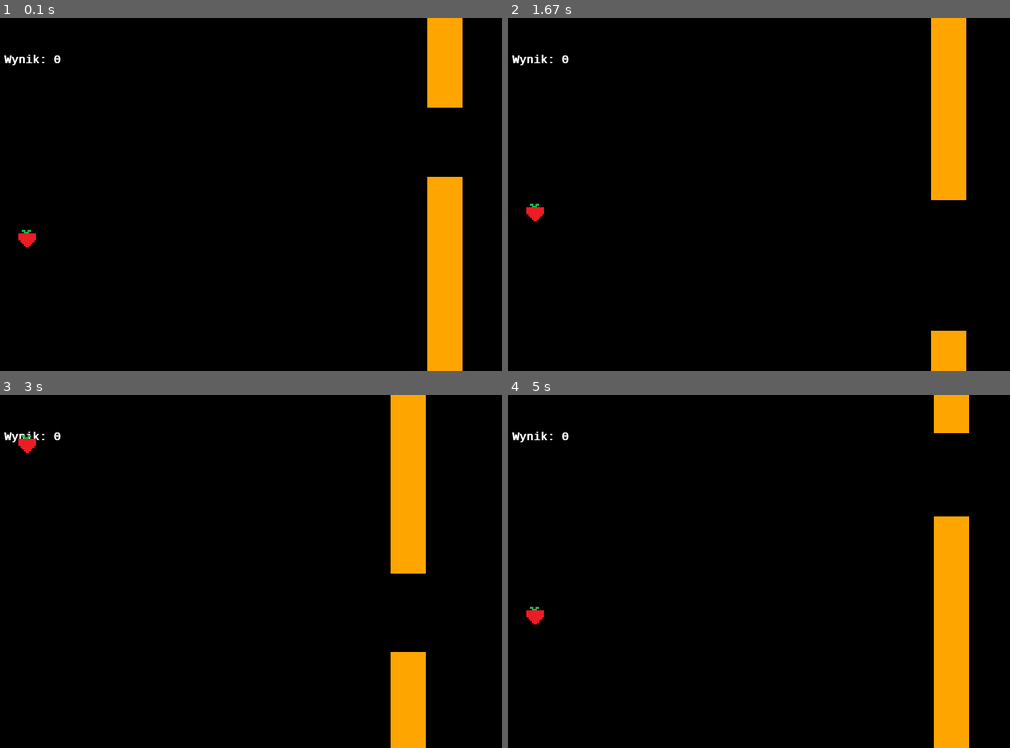
Above: before the commit, frames 1-4 (two rows, left to right).
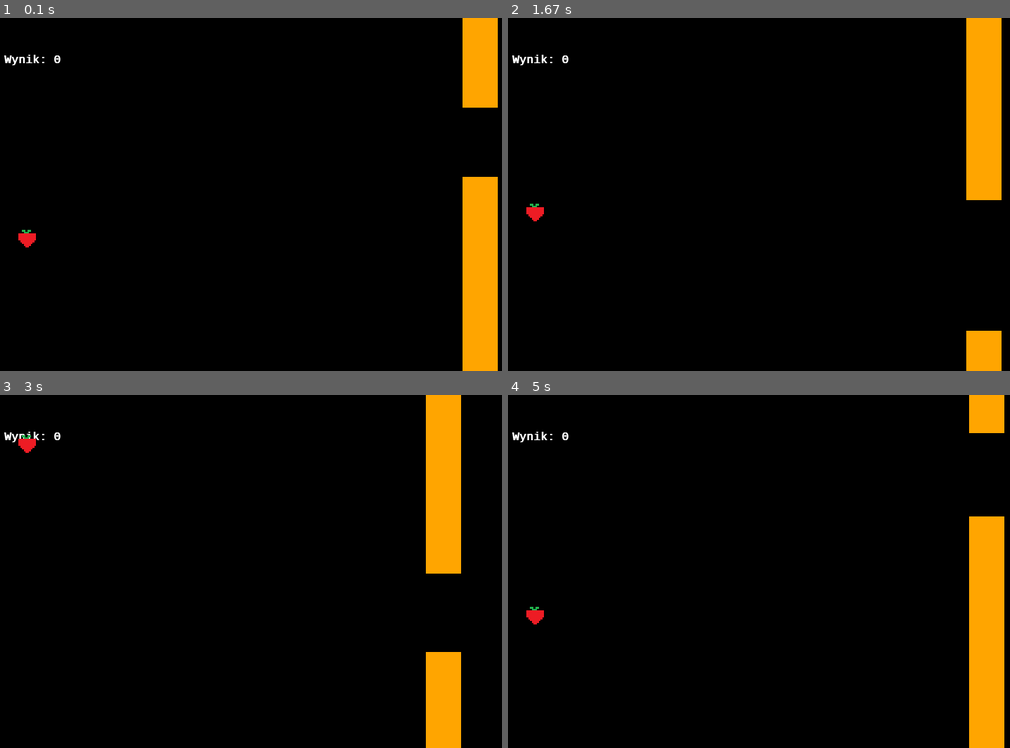
Above: after the commit, the same moments.

Repository: jedrus113/pygame
Game: pygame game, started from main.py
Two runs of this game, one before a commit and one after it. Both use one fixed random seed, a clock stepped at 60 frames per second and the inputs below.
Inputs:
- Up to frame 1 (0.1 s): no input
- Up to frame 2 (1.67 s): tap Space at 0.33, 0.73, 1.03, 1.23, 1.57 s
- Up to frame 3 (3 s): tap Space at 1.87, 2.07, 2.37, 2.63, 2.97 s
- Up to frame 4 (5 s): tap Space at 3.27, 3.4, 3.8, 4.1, 4.47, 4.87 s

The runs differ from the first frame. In frame 1, 11% of the frame differs, in the area x 85-100%, y 0-100%; in frame 2, 8.8%; in frame 3, 11%; in frame 4, 11%.

Commit message:
default x pos in pipes

Diff:
--- a/config.py
+++ b/config.py
@@ -19,6 +19,7 @@
     pause = True    # game start paused
 
 class Pipes:
+    default_x = -100
     color = pygame.Color("Orange") # init colour
     speed = 1   # init speed, pipes do not accelerate
 
--- a/logic/logic.py
+++ b/logic/logic.py
@@ -16,8 +16,7 @@
         # test pipes setup
         size = randint(90, 200)
         height = randint(0, config.Window.size[1] - 200)
-        len_to_pipe = 650
-        self.pipe = Pipe((len_to_pipe, height), size)
+        self.pipe = Pipe(height, size)
 
     def keyDown(self, key):
         self.keys.append(key)
--- a/logic/logic_object.py
+++ b/logic/logic_object.py
@@ -25,10 +25,17 @@
 
 class Pipe(Thing):
     def __init__(self, pos, size = 100):
-        x = pos[0] if pos[0] >= 0 else config.Window.size[0] - pos[0]
-        self.height = pos[1] if pos[1] >= 0 else config.Window.size[1] - pos[1]
+        try:
+            x = pos[0]
+            self.height = pos[1]
+        except TypeError:
+            x = config.Pipes.default_x
+            self.height = pos
+        x = x if x >= 0 else config.Window.size[0] + x
+        self.height = self.height if self.height >= 0 else config.Window.size[1] + self.height
         self.size = size
-        self.up = RectShape(config.Pipes.color, (pos[0],0), (50,self.height))
-        self.down = RectShape(config.Pipes.color, (pos[0],self.height+size), (50,config.Window.size[1]))
+
+        self.up = RectShape(config.Pipes.color, (x,0), (50,self.height))
+        self.down = RectShape(config.Pipes.color, (x,self.height+size), (50,config.Window.size[1]))
         super(Pipe, self).__init__(Shape(self.down, self.up))
         self.vector = [-config.Pipes.speed, 0]
